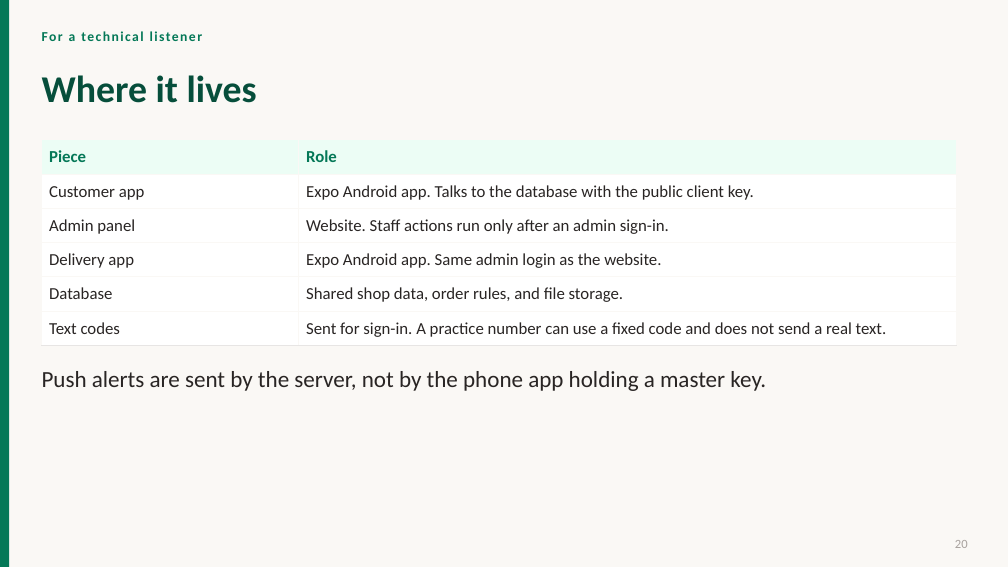
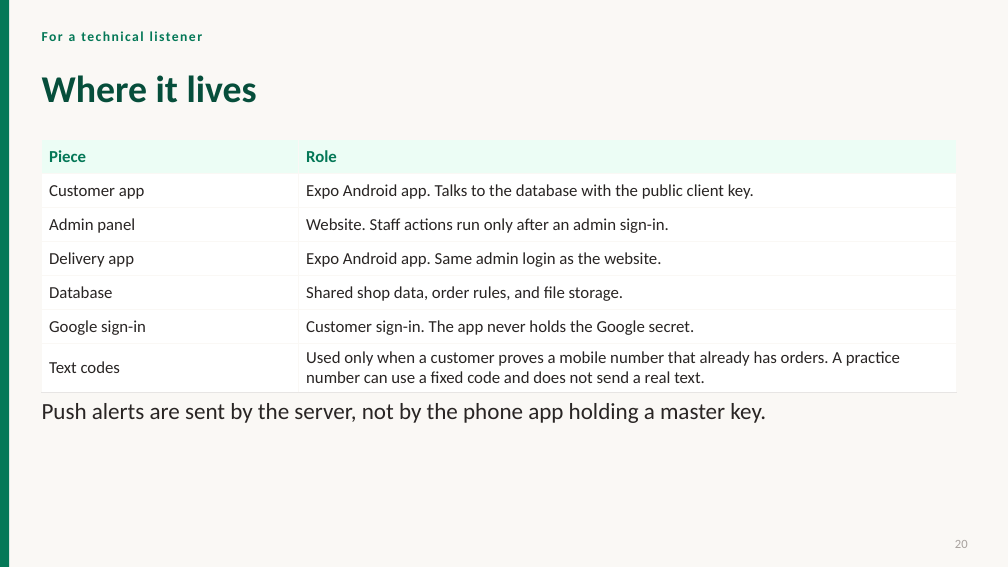
Before and after one commit to ragavan-Aihub/Order-app, a slide deck: slide 20 of docs/pdf/Project-Presentation.pptx. Drawn at 1008x567 pixels with LibreOffice and Linux fonts; fonts in the diff are those of the drawing. Boxes give left, top, right and bottom in pixels: in the first picture for what was removed or moved away, otherwise in the second. Text is boxed around its words. In the diff, an @@ line names an element or a change of style, - is before the commit and + after.

```diff
--- a/docs/pdf/Project-Presentation.pptx
+++ b/docs/pdf/Project-Presentation.pptx
@@ table at [42,140,957,387] @@
-row 6: Text codes | Sent for sign-in. A practice number can use a fixed code and does not send a real text.
+row 6: Google sign-in | Customer sign-in. The app never holds the Google secret.
+row 7: Text codes | Used only when a customer proves a mobile number that already has orders. A practice number can use a fixed code and does not send a real text.
@@ text "Push alerts are sent by ...": place and size @@
-text "Push alerts are sent by ..." at [42,371,766,391]
+text "Push alerts are sent by ..." at [42,403,766,423]
```
Also in this commit, not shown: 4 other slides changed, 34 other files.
